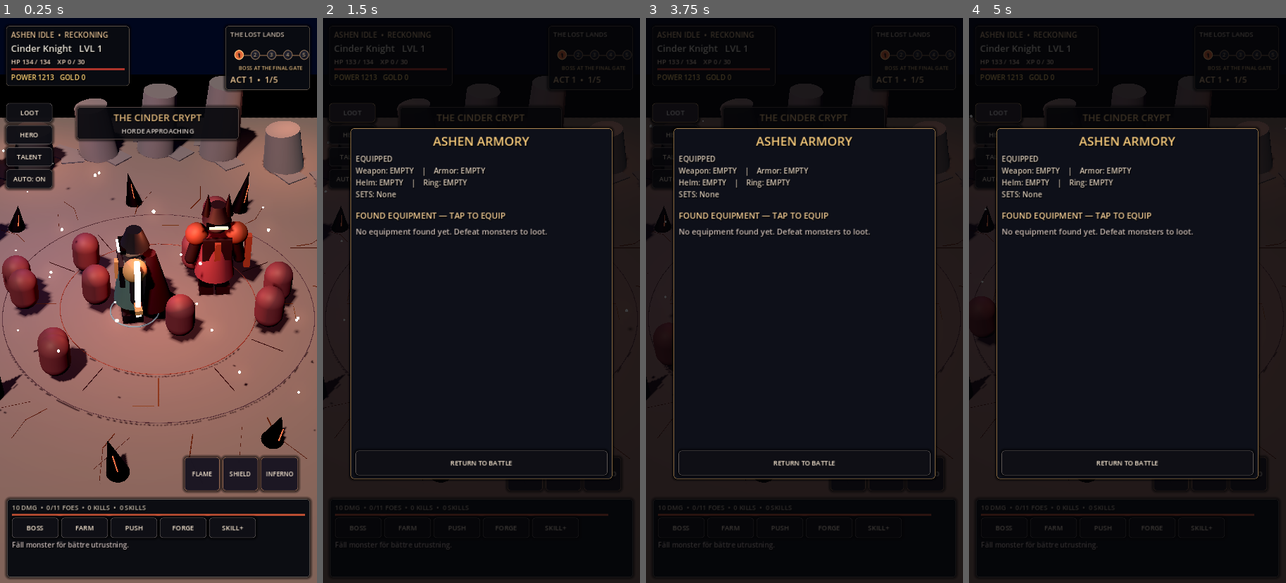
Above: before the commit, frames 1-4 (left to right).
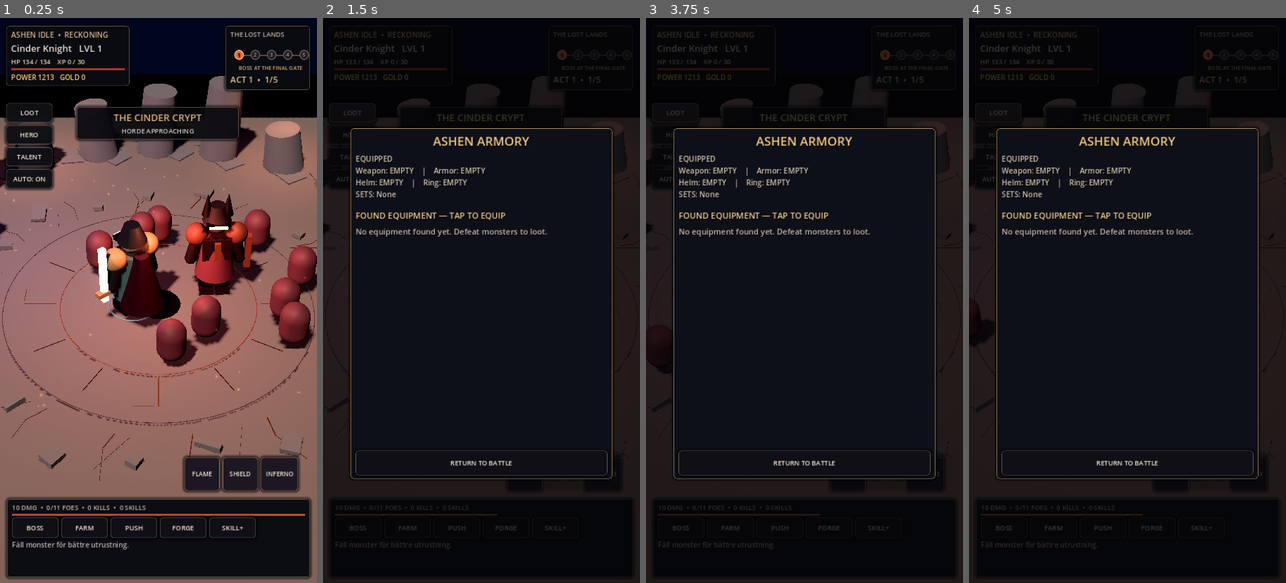
Above: after the commit, the same moments.

Repository: bananofil-wq/AshenIdle
Game: Godot game, scene res://scenes/main.tscn
Two runs of this game, one before a commit and one after it. Both use one fixed random seed, a clock stepped at 60 frames per second and the inputs below.
Inputs:
- Up to frame 1 (0.25 s): no input
- Up to frame 2 (1.5 s): click "LOOT" at 0.5 s; click "HERO" at 1.25 s
- Up to frame 3 (3.75 s): click "TALENT" at 2 s; click "AUTO: ON" at 2.75 s; click "BOSS" at 3.5 s
- Up to frame 4 (5 s): click "FARM" at 4.25 s

The runs differ from the first frame. In frame 1, 13% of the frame differs, in the area x 0-100%, y 21-83%; in frame 2, 0.4%; in frame 3, 0.4%; in frame 4, 0.5%.

Commit message:
Final visual art: replace toy shards with worn masonry, animate real torch embers, enlarge cinematic colored spells

Diff:
--- a/scripts/main.gd
+++ b/scripts/main.gd
@@ -1590,12 +1590,14 @@
     wave.scale = Vector3.ONE * 0.3
     spell_fx.append({"node": wave, "time": 0.42, "total": 0.42, "type": "spell"})
     # Beams of rising energy, individual sparks and sharp concentric shockwave.
-    for i in range(mini(shards, 9)):
-        var theta := TAU * float(i) / float(shards)
-        var point := center + Vector3(cos(theta) * size * 0.25, -0.45, sin(theta) * size * 0.25)
-        var ray := _mesh(self, QuadMesh.new(), point, _fx_material(color, 0.62))
-        ray.scale = Vector3(0.22, 1.65, 0.22)
-        spell_fx.append({"node": ray, "time": 0.27, "total": 0.27, "type": "hit"})
+    for i in range(mini(shards + 2, 12)):
+        var theta := TAU * float(i) / float(shards + 2)
+        var point := center + Vector3(cos(theta) * size * 0.26, 0.16, sin(theta) * size * 0.26)
+        var plume_mesh := QuadMesh.new()
+        plume_mesh.size = Vector2(0.82, 3.35)
+        var ray := _mesh(self, plume_mesh, point, _fx_material(color, 0.71))
+        ray.scale = Vector3(0.75, 1.0, 0.75)
+        spell_fx.append({"node": ray, "time": 0.45, "total": 0.45, "type": "hit"})
 
 func _bright(color: Color) -> Material:
     var m := _mat(color.darkened(0.16))
@@ -1961,25 +1963,52 @@
         var end := mid + Vector3(cos(a - 0.19), 0, sin(a - 0.19)) * rng.randf_range(0.36, 1.02)
         _rift_line(start, mid, 0.018 + rng.randf() * 0.018, Color("ae4a2c"))
         _rift_line(mid, end, 0.014, Color("9b422e"))
-    for pillar_i in range(9):
-        var angle := TAU * float(pillar_i) / 9.0 + 0.35
-        var radius := 5.1 + float(pillar_i % 3) * 0.28
+    var debris_mat := (pbr_floor.material_override as StandardMaterial3D).duplicate() as StandardMaterial3D
+    debris_mat.uv1_scale = Vector3(1.5, 1.5, 1.0)
+    debris_mat.albedo_color = Color("777c82")
+    for debris_idx in range(19):
+        var angle := TAU * float(debris_idx) / 19.0 + 0.35
+        var radius := 5.0 + float(debris_idx % 3) * 0.35
         var at := Vector3(cos(angle) * radius, 0, sin(angle) * radius)
-        var shard_height := 0.55 + float(pillar_i % 4) * 0.30
-        var rock := _cone(self, 0.27, 0.0, shard_height, at + Vector3(0, shard_height * 0.49, 0), Color("1a202c"))
-        rock.rotation.z = (-0.15 if pillar_i % 2 else 0.16)
-        var seam := _box(self, Vector3(0.025, shard_height * 0.47, 0.026), at + Vector3(0.06, shard_height * 0.52, 0.21), Color("a34529"), true)
-        seam.rotation.z = rock.rotation.z
+        var width := 0.16 + float(debris_idx % 3) * 0.14
+        var depth := 0.3 + float(debris_idx % 4) * 0.11
+        var stone_piece := BoxMesh.new()
+        stone_piece.size = Vector3(width, 0.18, depth)
+        var rubble := _mesh(self, stone_piece, at + Vector3(0, 0.08, 0), debris_mat)
+        rubble.rotation.y = float(debris_idx) * 1.43
+        rubble.rotation.x = 0.09 * sin(float(debris_idx) * 2.7)
     for beacon_i in range(2):
-        var x := -5.35 if beacon_i == 0 else 5.35
-        var beacon_z := -2.8
-        var base := Vector3(x, 0, beacon_z)
-        _cone(self, 0.43, 0.33, 1.20, base + Vector3(0, 0.60, 0), Color("242937"))
-        _cone(self, 0.37, 0.37, 0.13, base + Vector3(0, 1.27, 0), Color("775039"))
-        var fire := _sphere_part(self, 0.28, base + Vector3(0, 1.66, 0), Color("ff8c39"))
-        fire.material_override = _bright(Color("ff7c25"))
-        var fire_tip := _cone(self, 0.22, 0.015, 0.60, base + Vector3(0, 1.92, 0), Color("ffb23c"))
-        fire_tip.material_override = _bright(Color("ff9634"))
+        var x := -5.45 if beacon_i == 0 else 5.45
+        var base := Vector3(x, 0, -3.1)
+        var pedestal := BoxMesh.new()
+        pedestal.size = Vector3(0.72, 0.90, 0.72)
+        _mesh(self, pedestal, base + Vector3(0, 0.45, 0), debris_mat)
+        var brazier := CylinderMesh.new()
+        brazier.top_radius = 0.44
+        brazier.bottom_radius = 0.24
+        brazier.height = 0.22
+        _mesh(self, brazier, base + Vector3(0, 1.0, 0), _mat(Color("5c4a3c"), 0.66))
+        var flame := CPUParticles3D.new()
+        var flare_mesh := QuadMesh.new()
+        flare_mesh.size = Vector2(0.36, 0.48)
+        flare_mesh.material = _fx_material(Color("ff6d28"), 0.90)
+        flame.mesh = flare_mesh
+        flame.amount = 30
+        flame.lifetime = 0.80
+        flame.one_shot = false
+        flame.explosiveness = 0.0
+        flame.direction = Vector3(0, 1, 0)
+        flame.spread = 22.0
+        flame.initial_velocity_min = 0.8
+        flame.initial_velocity_max = 1.7
+        flame.gravity = Vector3.ZERO
+        flame.emission_shape = CPUParticles3D.EMISSION_SHAPE_SPHERE
+        flame.emission_sphere_radius = 0.21
+        flame.scale_amount_min = 0.5
+        flame.scale_amount_max = 1.35
+        flame.position = base + Vector3(0, 1.10, 0)
+        add_child(flame)
+        flame.emitting = true
     # Distinct center sigil becomes a memorable landmark underneath the combatants.
     var center := CylinderMesh.new()
     center.top_radius = 0.60
@@ -1993,12 +2022,9 @@
 func _scatter_embers() -> void:
     # Tiny drifting emissive ash sparks provide depth without a heavy particle shader.
     for i in range(44):
-        var mesh := SphereMesh.new()
-        mesh.radius = rng.randf_range(0.025, 0.054)
-        mesh.height = mesh.radius * 2.0
-        mesh.radial_segments = 8
-        mesh.rings = 4
-        var spark := _mesh(self, mesh, Vector3(rng.randf_range(-5.8, 5.8), 0.2, rng.randf_range(-5.8, 5.8)), _bright(Color("f47c3d") if i % 3 else Color("ffca78")))
+        var spark_mesh := QuadMesh.new()
+        spark_mesh.size = Vector2(rng.randf_range(0.07, 0.17), rng.randf_range(0.07, 0.17))
+        var spark := _mesh(self, spark_mesh, Vector3(rng.randf_range(-5.8, 5.8), 0.2, rng.randf_range(-5.8, 5.8)), _fx_material(Color("f27e34") if i % 3 else Color("ffbf5a"), 0.40))
         var phase := rng.randf_range(0.0, TAU)
         ember_motes.append({"node": spark, "x": spark.position.x, "z": spark.position.z, "phase": phase, "rate": rng.randf_range(0.22, 0.53)})
 
@@ -2031,14 +2057,14 @@
     result.albedo_color = Color(tint.r, tint.g, tint.b, opacity)
     result.emission_enabled = true
     result.emission = tint
-    result.emission_energy_multiplier = 4.0
+    result.emission_energy_multiplier = 2.4
     return result
 
 func _burst_particles(at: Vector3, tint: Color, count: int = 28, radius: float = 2.8, duration: float = 0.57) -> void:
     if get_tree() == null:
         return
     var sprite := QuadMesh.new()
-    sprite.size = Vector2(0.25, 0.25)
+    sprite.size = Vector2(0.47, 0.47)
     sprite.material = _fx_material(tint, 0.92)
     var parts := CPUParticles3D.new()
     parts.mesh = sprite
@@ -2050,7 +2076,7 @@
     parts.emission_sphere_radius = 0.14
     parts.direction = Vector3(0.0, 0.7, 0.0)
     parts.spread = 180.0
-    parts.initial_velocity_min = radius * 0.55
+    parts.initial_velocity_min = radius * 0.45
     parts.initial_velocity_max = radius
     parts.gravity = Vector3(0, -1.1, 0)
     parts.scale_amount_min = 0.55
